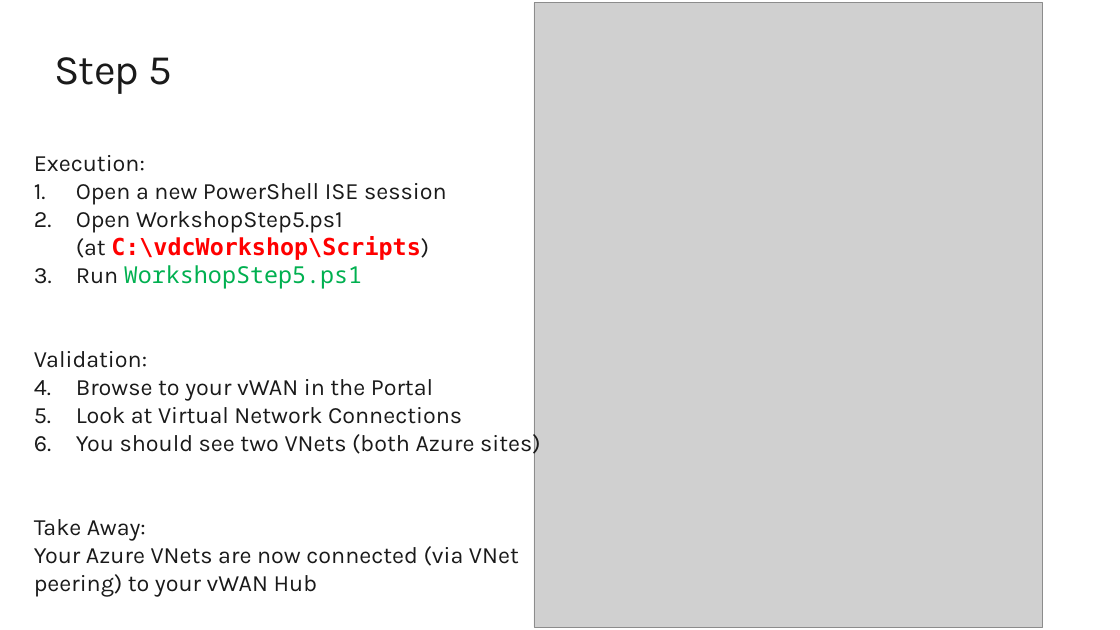
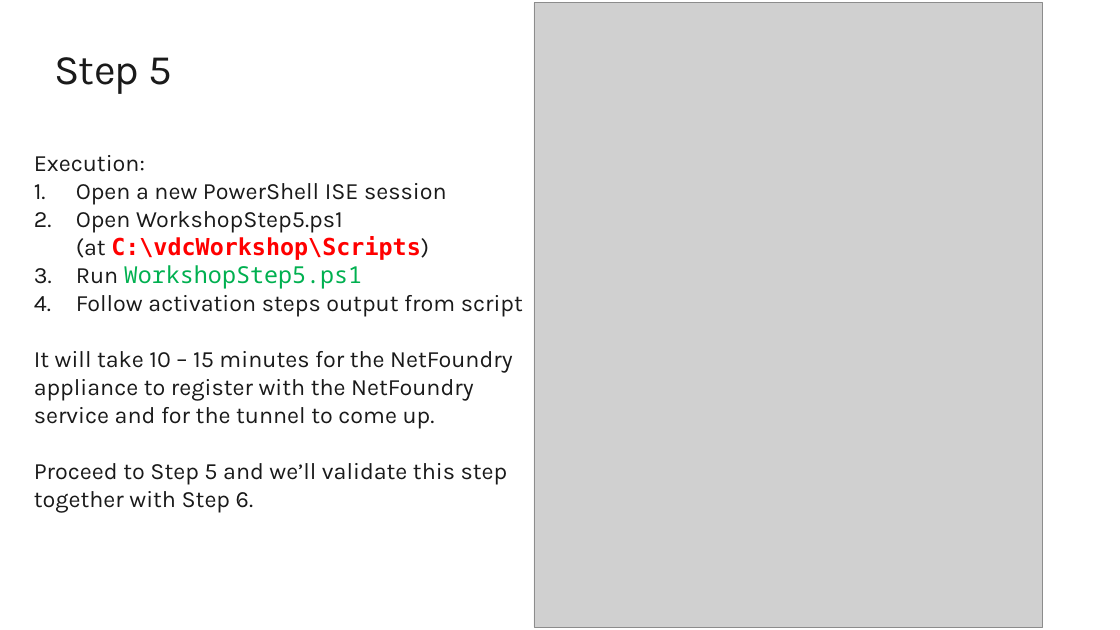
Before and after one commit to tracsman/vdcWorkshop, a slide deck: slide 18 of vWanLab/Documents/vWAN Workshop.pptx. Drawn at 1120x630 pixels with LibreOffice and Linux fonts; fonts in the diff are those of the drawing; grey boxes stand for pictures; background and template pictures are left out. Boxes give left, top, right and bottom in pixels: in the first picture for what was removed or moved away, otherwise in the second. Text is boxed around its words. In the diff, an @@ line names an element or a change of style, - is before the commit and + after.

Commit message:
Finialize vWAN scripts

```diff
--- a/vWanLab/Documents/vWAN Workshop.pptx
+++ b/vWanLab/Documents/vWAN Workshop.pptx
@@ text at <box>34,295,523,512</box>: text changed @@
-Validation:
-1. Browse to your vWAN in the Portal
-2. Look at Virtual Network Connections
-3. You should see two VNets (both Azure sites)
-Take Away:
-Your Azure VNets are now connected (via VNet peering) to your vWAN Hub
+4. Follow activation steps output from script
+It will take 10 – 15 minutes for the NetFoundry appliance to register with the NetFoundry service and for the tunnel to come up.
+Proceed to Step 5 and we’ll validate this step together with Step 6.
```
Also in this commit, not shown: 2 other slides changed, 1 slide added, 4 other files.
